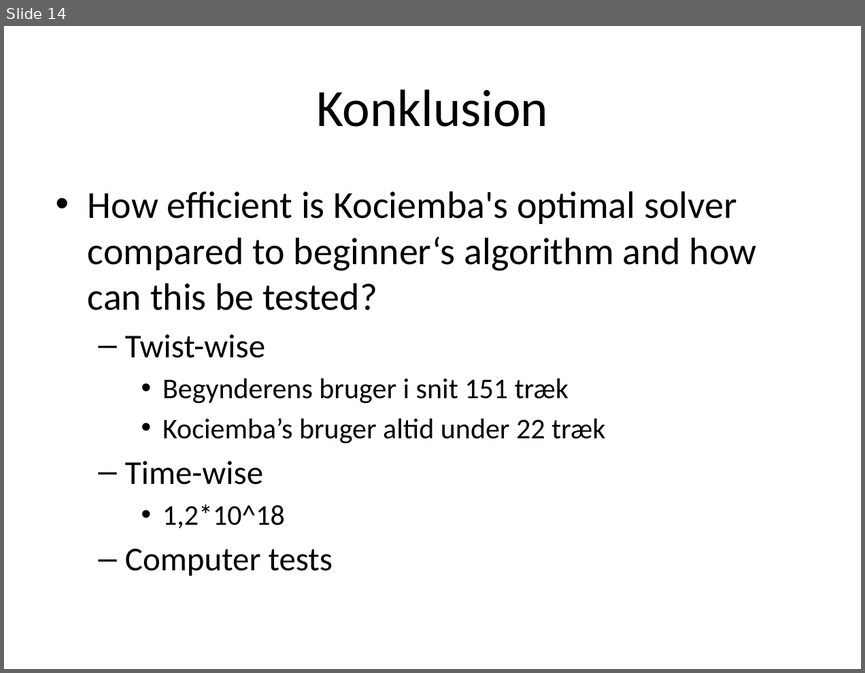
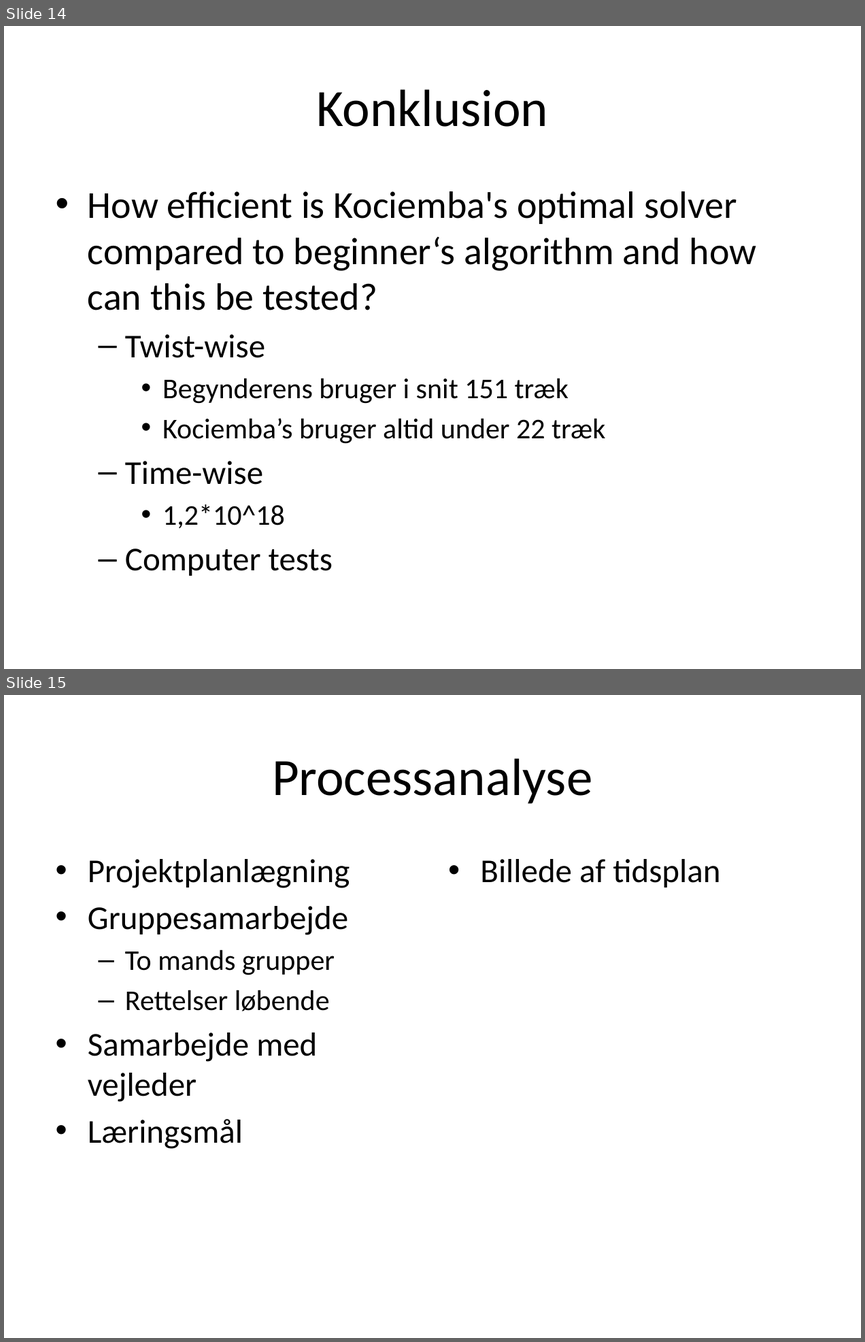
Before and after one commit to rasmusprentow/a215, a slide deck: Fremlæggelse/Rubik’s Cube.pptx. Shown one above the other, each under a label of ours: slide 14 before the commit, slides 14 and 15 after it. The pictures are 865x673 and 865x1342 pixels, drawn with LibreOffice and Linux fonts; fonts in the diff are those of the drawing. Boxes give left, top, right and bottom in pixels: in the first picture for what was removed or moved away, otherwise in the second. Text is boxed around its words. In the diff, an @@ line names an element or a change of style, - is before the commit and + after.

```diff
--- a/Fremlæggelse/Rubik’s Cube.pptx
+++ b/Fremlæggelse/Rubik’s Cube.pptx
@@ slide 15 added at <box>4,695,861,1338</box>, background #FFFFFF @@
@@ title added at <box>272,758,592,804</box>, 44 pt, text #000000 @@
+Processanalyse
@@ text added at <box>88,859,349,1149</box>, 28 pt, text #000000 @@
+• Projektplanlægning
+• Gruppesamarbejde
+  – To mands grupper
+  – Rettelser løbende
+• Samarbejde med vejleder
+• Læringsmål
@@ text added at <box>480,859,720,887</box>, 28 pt, text #000000 @@
+• Billede af tidsplan
```
Also in this commit, not shown: 2 slides changed, 1 slide removed.
